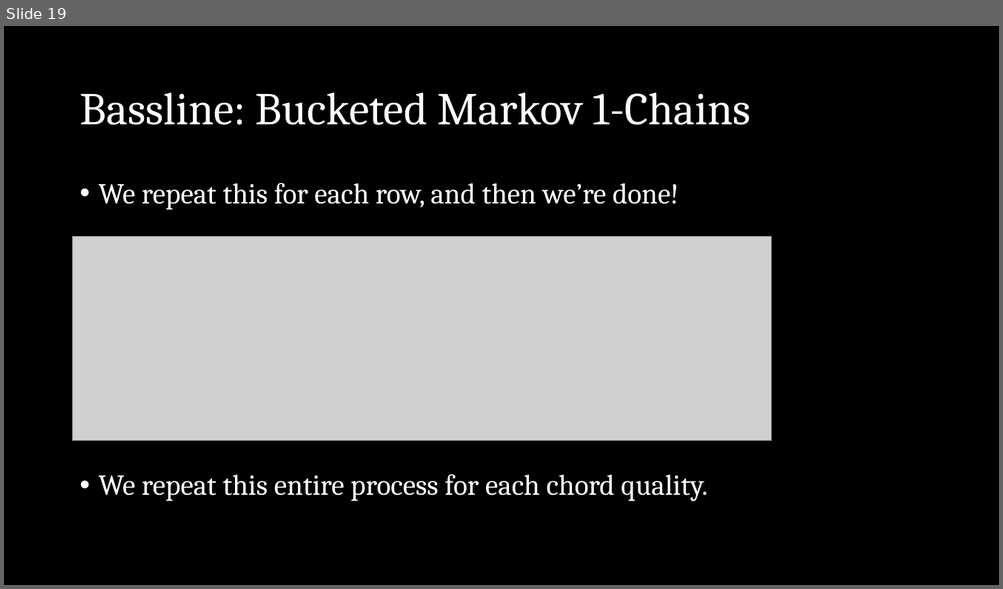
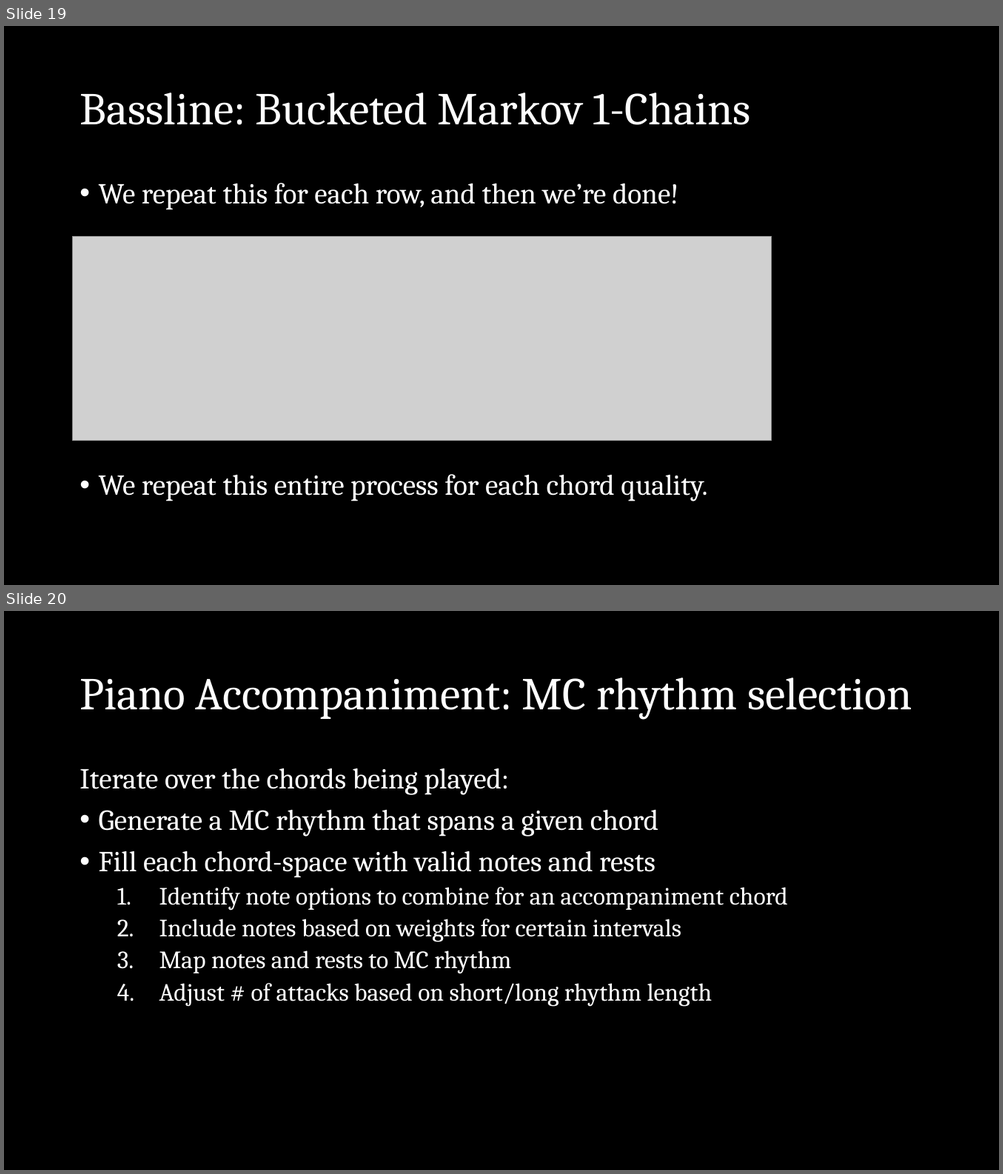
Before and after one commit to esharo02/150Final, a slide deck: CS150 final presentation.pptx. Shown one above the other, each under a label of ours: slide 19 before the commit, slides 19 and 20 after it. The pictures are 1003x589 and 1003x1174 pixels, drawn with LibreOffice and Linux fonts; fonts in the diff are those of the drawing; grey boxes stand for pictures. Boxes give left, top, right and bottom in pixels: in the first picture for what was removed or moved away, otherwise in the second. Text is boxed around its words. In the diff, an @@ line names an element or a change of style, - is before the commit and + after.

```diff
--- a/CS150 final presentation.pptx
+++ b/CS150 final presentation.pptx
@@ slide 20 added at bbox=[4, 611, 999, 1170], background #000000 @@
@@ title added at bbox=[79, 678, 912, 720], 44 pt, text #FFFFFF @@
+Piano Accompaniment: MC rhythm selection
@@ text added at bbox=[79, 768, 788, 1007], 24 pt, text #FFFFFF @@
+Iterate over the chords being played:
+• Generate a MC rhythm that spans a given chord
+• Fill each chord-space with valid notes and rests
+  1. Identify note options to combine for an accompaniment chord
+  2. Include notes based on weights for certain intervals
+  3. Map notes and rests to MC rhythm
+  4. Adjust # of attacks based on short/long rhythm length
```
Also in this commit, not shown: 1 slide changed, 4 other slides added, 6 other files.
